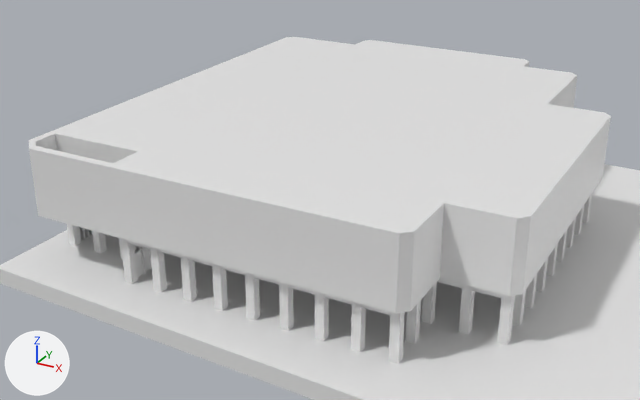
A saved change to the FBX model Quartermaster/Assets/Models/FBX/New Map/Buildings/new/b11_b1.fbx.
One viewpoint serves both versions: a 50 mm camera at (-34.4, -212.0, 47.7) aimed at (-84.5, -120.9, 2.2). The lights are fixed; the arrows at lower left show +X, +Y and +Z. Where no turn or scale is listed for an object, it has been applied to the vertices.

The first picture shows 'b11_b1_floor', 'b11_b1_upper', 'b11_ground'.
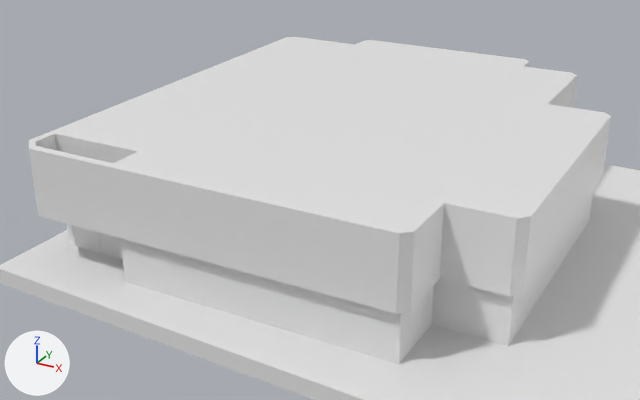
Boxes (x1, y1, x2, y2) around the edits, measured in the pictures (640 x 400 px):
```json
{"object": "b11_b1_floor_COL", "change": "added", "after": [73, 192, 593, 364]}
{"object": "b11_b1_floor", "change": "unchanged, covered by the edit", "before": [67, 194, 592, 364], "after": [67, 224, 126, 282]}
```

Scene script edits in JSON lines:
```json
{"op": "add", "block": "me_cube_005", "code": ["me_cube_005 = bpy.data.meshes.new('Cube.005')", "me_cube_005.from_pydata(...)  # 46 vertices, 44 faces; spans x -26.6..26.6, y -32.4..28.5, z 0.0..5.8"]}
{"op": "add", "block": "ob_b11_b1_floor_col", "code": ["ob_b11_b1_floor_col = bpy.data.objects.new('b11_b1_floor_COL', me_cube_005)", "ob_b11_b1_floor_col.location = (-80.41, -114.27, 0.0)"]}
```
